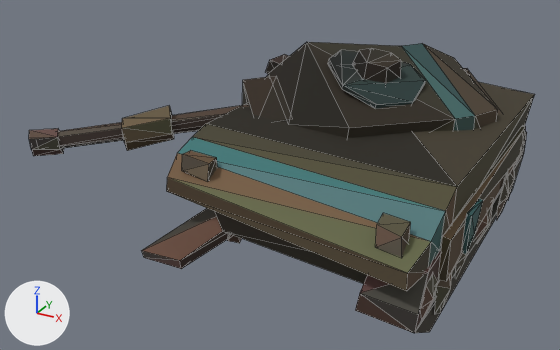
An edit to the glTF model client/public/assets/models/army_tank_wreck.glb, drawn before and after from the same camera.
Rendered twice from a 50 mm lens placed at (4.2, -10.46, 5.77), pointed at (-1.31, -0.45, 0.76). Lighting does not change. The marker at lower left points along +X, +Y and +Z. The older version comes first. Mesh edges are drawn as thin lines. Vertices at exactly the same position are counted once.

In view in the first picture: 'army_tank_wreck'.
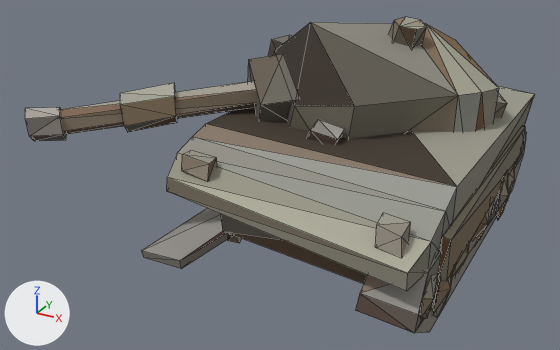
What differs and where, as boxes [x1, y1, x2, y2] in the pictures (560 x 350 px):
'army_tank_wreck', reshaped (9% taller)
    before: [29, 42, 535, 333]
    after: [25, 17, 535, 333]
part 1 of me_army_tank_wreck, rebuilt (23% taller)
    before: [58, 105, 249, 148]
    after: [60, 81, 256, 134]
part 2 of me_army_tank_wreck, rebuilt (mostly hidden)
    before: [463, 68, 502, 115]
    after: [494, 93, 507, 118]
part 3 of me_army_tank_wreck, rebuilt
    before: [242, 76, 292, 121]
    after: [248, 54, 298, 121]
part 4 of me_army_tank_wreck, deleted
    before: [29, 48, 483, 254]
part 5 of me_army_tank_wreck, built on
    before: [214, 42, 515, 319]
    after: [220, 17, 515, 318]
part 6 of me_army_tank_wreck, built on
    before: [122, 106, 174, 151]
    after: [25, 83, 177, 141]
part 7 of me_army_tank_wreck, recoloured (lighter)
    both: [142, 86, 535, 333]

Diff of the bpy script that builds the scene:
```diff
--- a/client/public/assets/models/army_tank_wreck.glb.py
+++ b/client/public/assets/models/army_tank_wreck.glb.py
@@ me_army_tank_wreck @@
 # used by ob_army_tank_wreck; location = (0.0, 0.0, 0.0)
-me_army_tank_wreck.from_pydata(...)  # 308 vertices, 480 faces; spans x -4.11..2.08, y -3.2..3.52, z 0.0..2.77
+me_army_tank_wreck.from_pydata(...)  # 294 vertices, 460 faces; spans x -4.02..2.02, y -3.27..3.52, z 0.0..3.16
+# me_army_tank_wreck part 1: the loose piece of 12 vertices spanning x -4.0..-1.43, y -3.06..-0.69, z 1.56..2.03 is rebuilt with 12 vertices and now spans x -3.75..-1.28, y -3.04..-0.73, z 1.83..2.44
+# me_army_tank_wreck part 2: the loose piece of 8 vertices spanning x 0.48..1.81, y 0.98..2.33, z 1.33..2.19 is rebuilt with 8 vertices and now spans x 0.48..1.79, y 0.87..2.2, z 1.65..2.45
+# me_army_tank_wreck part 3: the loose piece of 8 vertices spanning x -2.02..-0.77, y -1.3..-0.13, z 1.47..2.34 is rebuilt with 8 vertices and now spans x -1.88..-0.6, y -1.4..-0.18, z 1.78..2.72
+# me_army_tank_wreck part 4: 6 loose pieces with 64 vertices, spanning x -4.11..2.08, y -3.14..1.09, z 0.75..2.77, are deleted
+# me_army_tank_wreck part 5
+# 42 vertices are removed from x -1.63..1.96, y -2.85..2.37, z 0.05..2.72
+# 87 faces are deleted
+# 10 vertices move from x -1.0..1.94, y -3.01..2.92, z 0.73..2.59 to x -1.01..1.94, y -2.95..2.69, z 0.84..2.94
+# 80 vertices are added at x -1.88..1.96, y -2.95..2.39, z 0.04..3.16
+# 151 new faces join them
+# me_army_tank_wreck part 6
+# 12 vertices are removed from x -3.1..-2.3, y -2.33..-1.54, z 1.49..2.1
+# 20 faces are deleted
+# 24 vertices are added at x -4.02..-2.19, y -3.27..-1.5, z 1.75..2.47
+# 40 new faces join them
+# me_army_tank_wreck part 7: 232 kept faces spanning x -2.48..2.02, y -3.2..3.52, z 0.0..2.41 get new vertex colours
 me_army_tank_wreck.materials.append(mat_vcol)
```
